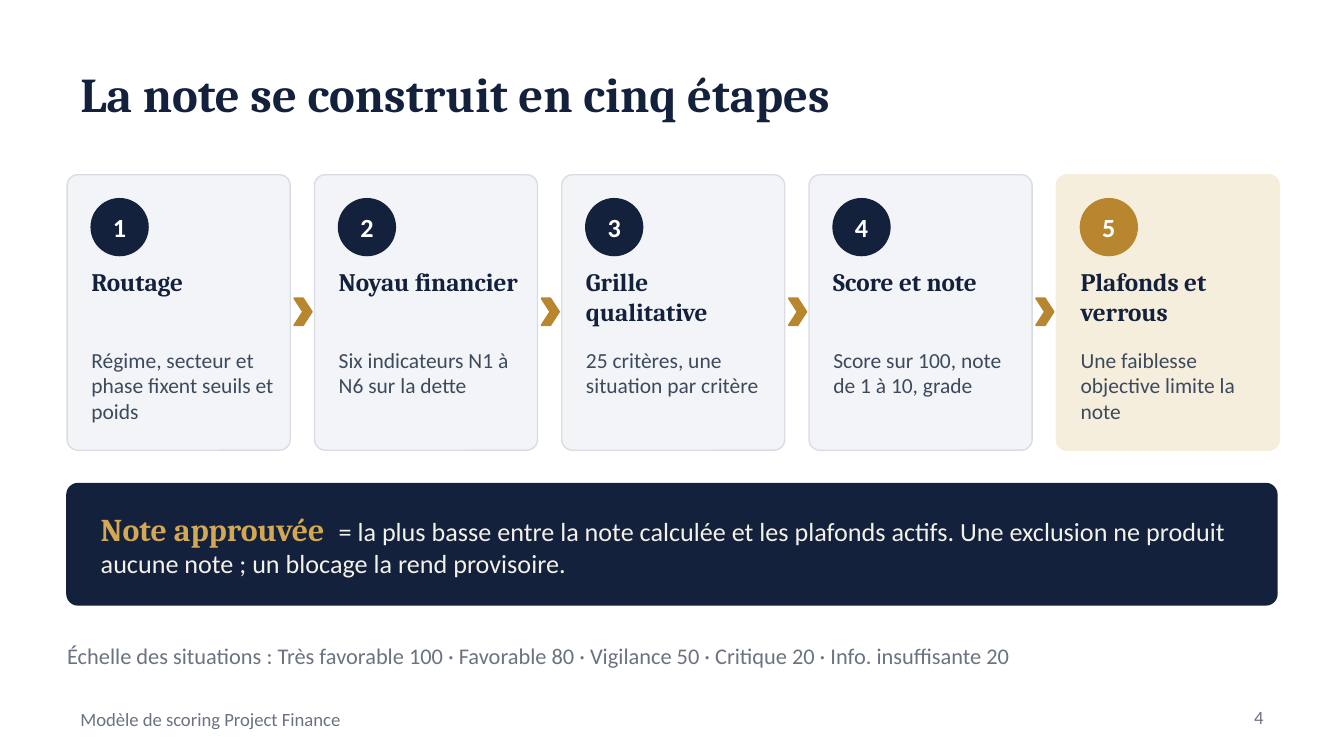
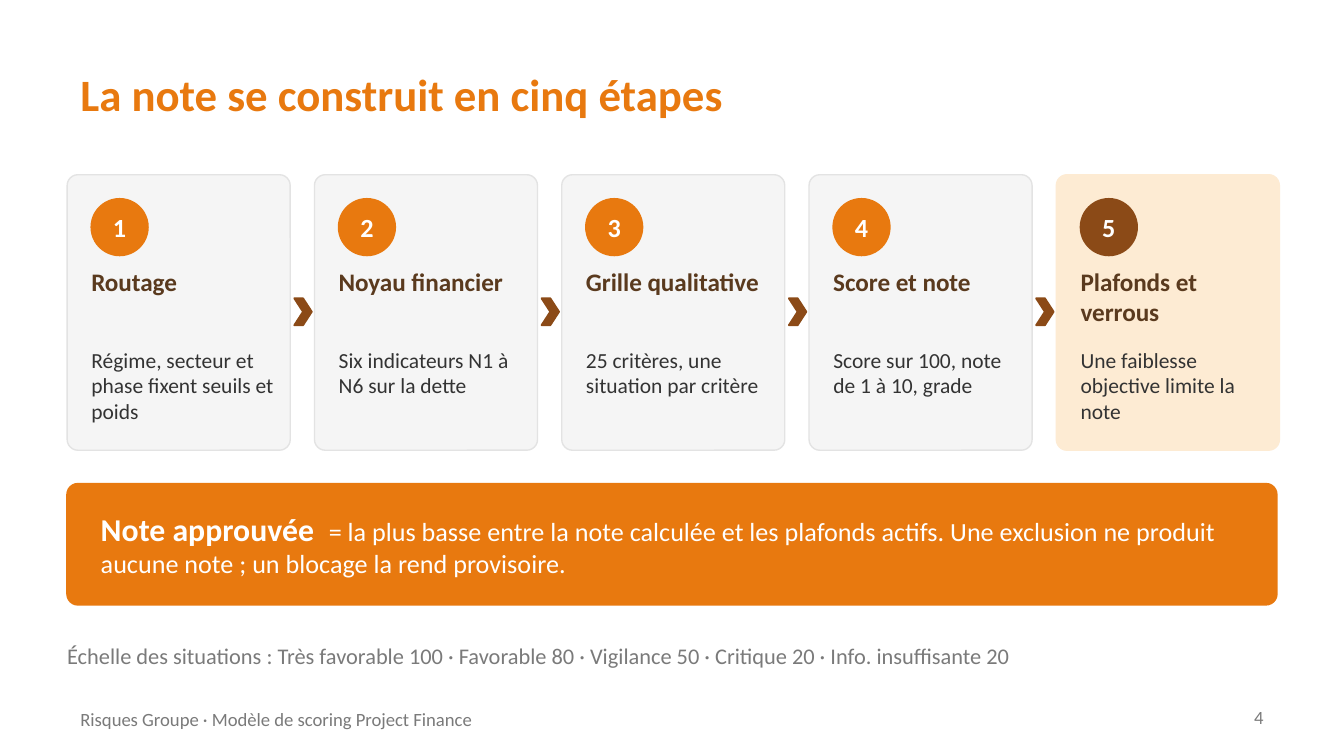
Before and after one commit to tariqeddoumi/pf-scoring-v7claude, a slide deck: slide 4 of docs/formation/Presentation_modele_scoring_PF.pptx. Drawn at 1344x756 pixels with LibreOffice and Linux fonts; fonts in the diff are those of the drawing; background and template pictures are left out. Boxes give left, top, right and bottom in pixels: in the first picture for what was removed or moved away, otherwise in the second. Text is boxed around its words. In the diff, an @@ line names an element or a change of style, - is before the commit and + after.

```diff
--- a/docs/formation/Presentation_modele_scoring_PF.pptx
+++ b/docs/formation/Presentation_modele_scoring_PF.pptx
@@ title "La note se construit en ..." at [80, 79, 723, 118]: size 26 to 24 pt, font Cambria to Calibri, text colour #14213D to #E8790F @@
@@ fill #F2F4F7 to #F5F5F5; outline #D9DDE3 0.75 pt to #E3E3E3 0.75 pt in 4 elements at [67, 175, 290, 450], [314, 175, 538, 450], [562, 175, 785, 450], [809, 175, 1032, 450] @@
@@ rounded rectangle at [1056, 175, 1279, 450]: fill #F6EEDC to #FDEBD3; outline #F6EEDC 0.75 pt to #FDEBD3 0.75 pt @@
@@ fill #B8862E to #8B4A17; outline #B8862E 1 pt to #8B4A17 1 pt in 5 elements at [294, 298, 312, 325], [542, 298, 559, 325], [789, 298, 806, 325], [1036, 298, 1054, 325], [1081, 199, 1137, 255] @@
@@ font Cambria to Calibri, text colour #14213D to #5A3A1E in 5 elements at [91, 274, 177, 296], [339, 273, 502, 295], [586, 273, 759, 295], [833, 274, 971, 291], [1081, 273, 1197, 321] @@
@@ text colour #3D4A5C to #333333 in 5 elements at [91, 353, 274, 423], [339, 353, 508, 393], [586, 353, 758, 397], [833, 354, 1001, 397], [1081, 353, 1235, 419] @@
@@ fill #14213D to #E8790F; outline #14213D 1 pt to #E8790F 1 pt in 5 elements at [91, 199, 148, 255], [339, 199, 395, 255], [586, 199, 642, 255], [833, 199, 890, 255], [67, 484, 1277, 605] @@
@@ text "Note approuvée = la plus ..." at [101, 519, 1214, 578]: font Cambria to Calibri, text colour #D4A853 to #FFFFFF in "Note approuvée"; text colour #F4F1E8 to #FFFFFF in "= la plus basse entre la note ..." @@
@@ text "Échelle des situations : Très ..." at [67, 645, 1009, 668]: text colour #6B7280 to #7A7A7A @@
@@ text at [80, 713, 471, 729]: text changed; text colour #6B7280 to #7A7A7A @@
-Modèle de scoring Project Finance
+Risques Groupe · Modèle de scoring Project Finance
@@ page number at [1254, 712, 1263, 724]: text colour #6B7280 to #7A7A7A @@
```
Also in this commit, not shown: 6 other slides changed, 1 slide added, 1 other file.
